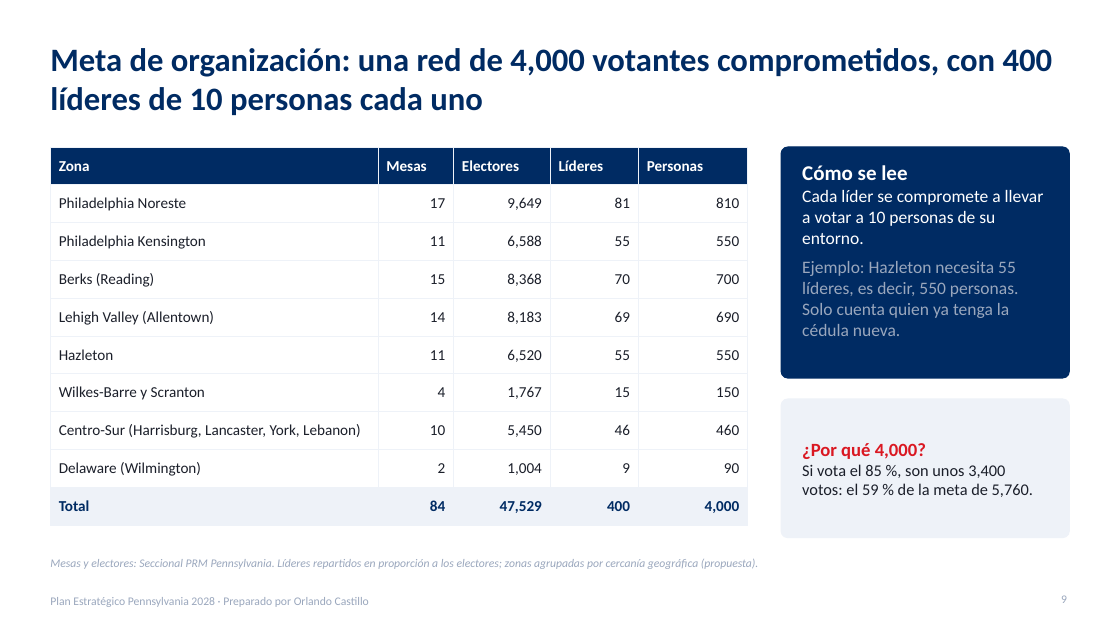
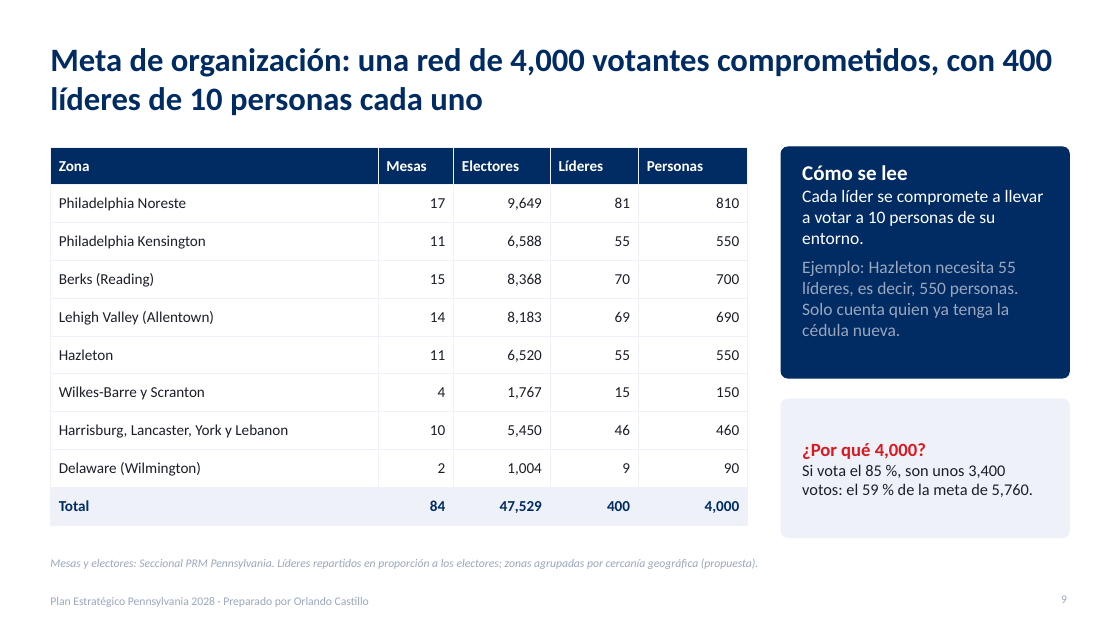
Before and after one commit to rcastillo9556/pdf-toolkit, a slide deck: slide 9 of presentaciones/Plan_Estrategico_Pennsylvania_2028.pptx. Drawn at 1120x630 pixels with LibreOffice and Linux fonts; fonts in the diff are those of the drawing. Boxes give left, top, right and bottom in pixels: in the first picture for what was removed or moved away, otherwise in the second. Text is boxed around its words. In the diff, an @@ line names an element or a change of style, - is before the commit and + after.

```diff
--- a/presentaciones/Plan_Estrategico_Pennsylvania_2028.pptx
+++ b/presentaciones/Plan_Estrategico_Pennsylvania_2028.pptx
@@ table at [50, 147, 748, 517] @@
-row 8, column 1: Centro-Sur (Harrisburg, Lancaster, York, Lebanon)
+row 8, column 1: Harrisburg, Lancaster, York y Lebanon
```
Also in this commit, not shown: 5 other slides changed, 1 other file.
